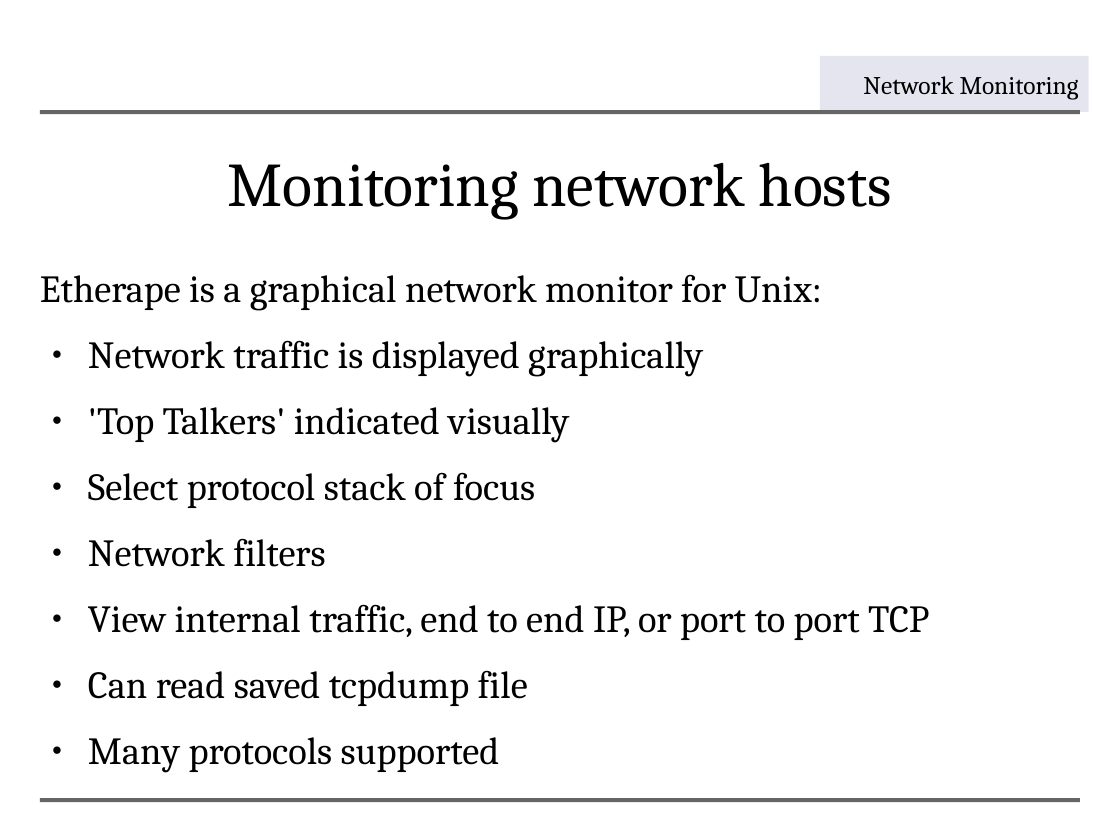
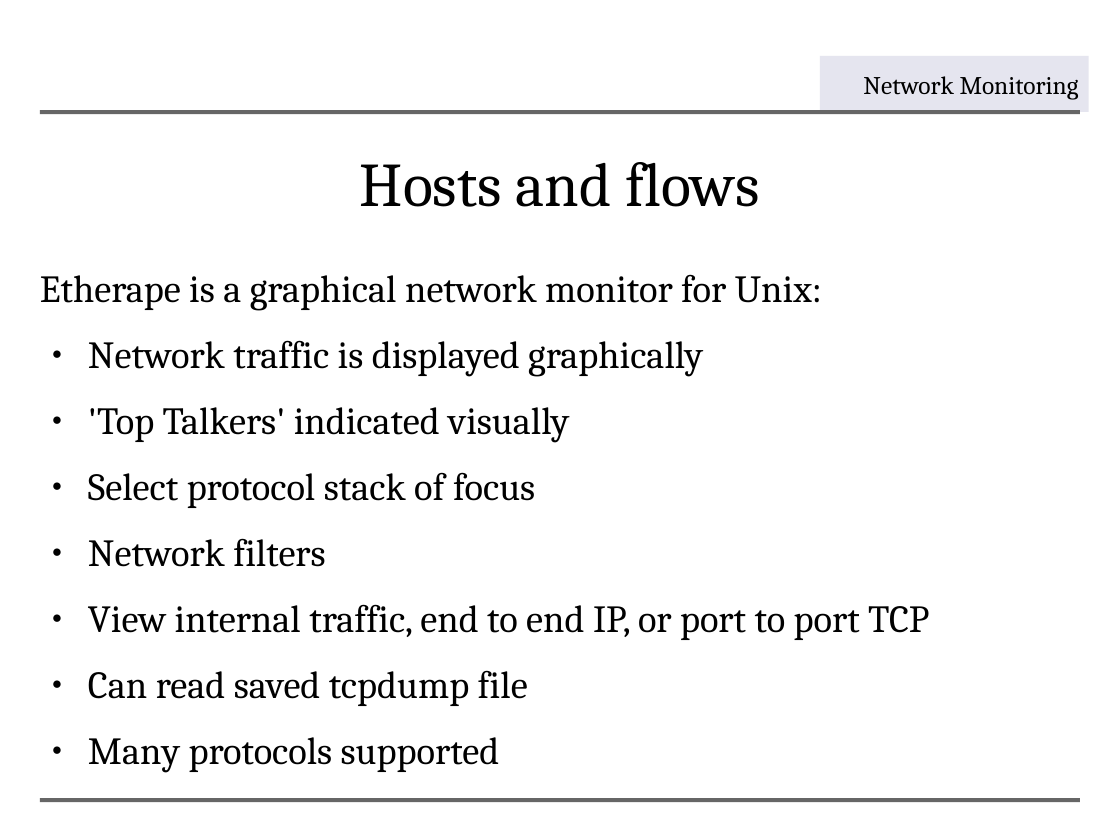
Before and after one commit to aptivate/inaspmaterials, a slide deck: slide 30 of generated/Network_Management/Unit_7_Network_Monitoring/Unit_7_Presentation.rst.odp (slide 17 before the commit). Drawn at 1120x840 pixels with LibreOffice and Linux fonts; fonts in the diff are those of the drawing; background and template pictures are left out. Boxes give left, top, right and bottom in pixels: in the first picture for what was removed or moved away, otherwise in the second. Text is boxed around its words. In the diff, an @@ line names an element or a change of style, - is before the commit and + after.

```diff
--- a/generated/Network_Management/Unit_7_Network_Monitoring/Unit_7_Presentation.rst.odp
+++ b/generated/Network_Management/Unit_7_Network_Monitoring/Unit_7_Presentation.rst.odp
@@ title at (360, 162, 759, 207): text changed @@
-Monitoring network hosts
+Hosts and flows
```
Also in this commit, not shown: 9 other slides changed, 19 slides added, 12 other files.
